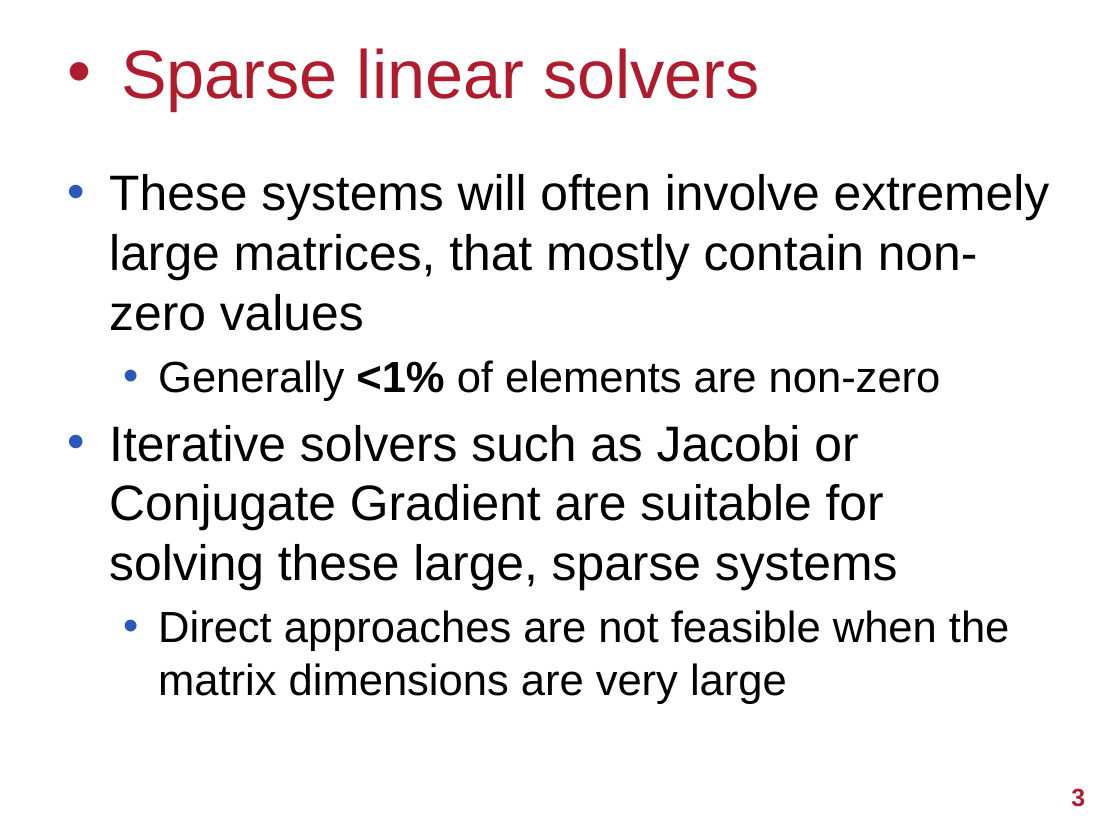
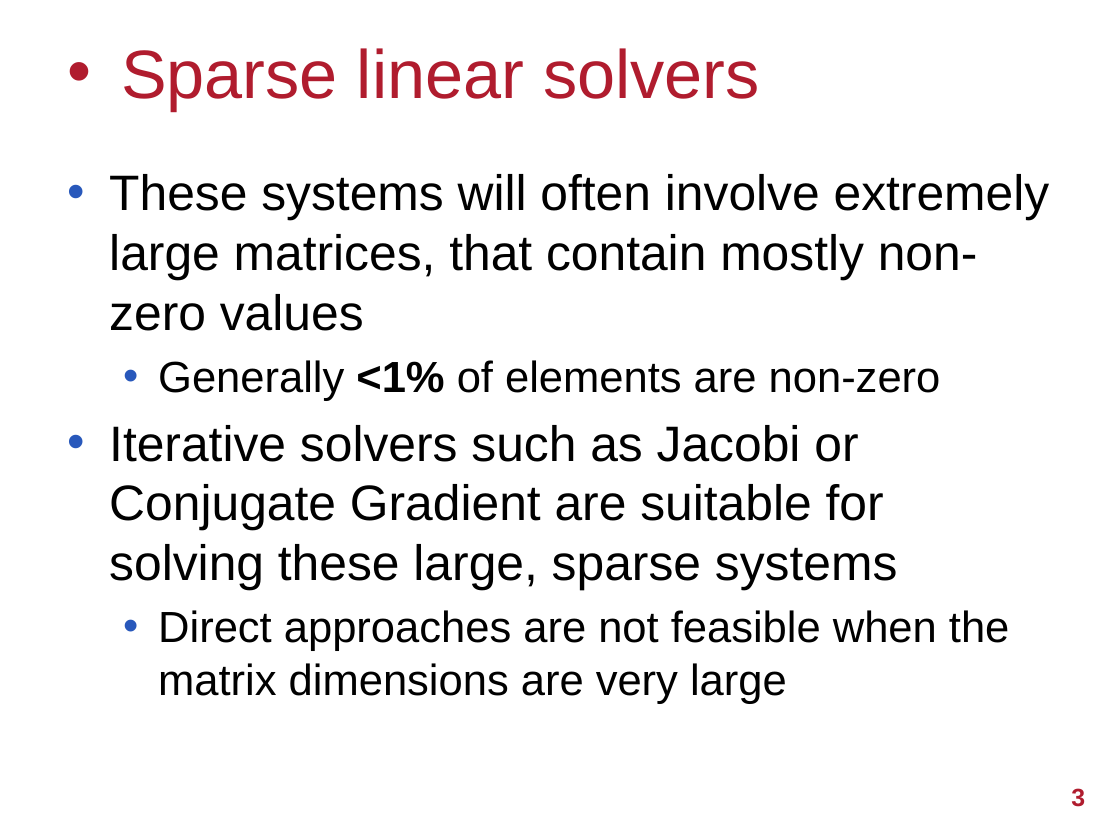
Before and after one commit to UoB-HPC/abft-training, a slide deck: slide 3 of abft-training.pptx. Drawn at 1120x840 pixels with LibreOffice and Linux fonts; fonts in the diff are those of the drawing; background and template pictures are left out. Boxes give left, top, right and bottom in pixels: in the first picture for what was removed or moved away, otherwise in the second. Text is boxed around its words. In the diff, an @@ line names an element or a change of style, - is before the commit and + after.

```diff
--- a/abft-training.pptx
+++ b/abft-training.pptx
@@ text at box(109, 174, 1050, 331): text changed @@
-• These systems will often involve extremely large matrices, that mostly contain non-zero values
+• These systems will often involve extremely large matrices, that contain mostly non-zero values
```
Also in this commit, not shown: 6 other slides changed, 2 slides added, 1 other file.
